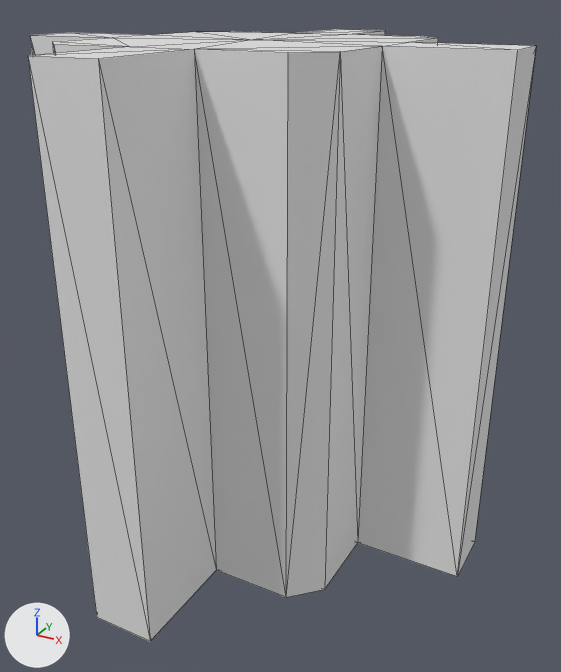
The OBJ model public/meshes/corrugatedsteel_wall.obj as it was, and as the next commit left it.
Rendered twice from a 50 mm camera at (0.788, -1.327, 0.576) aimed at (0.062, -0.007, -0.083). Arrows for +X, +Y and +Z are at lower left; the lights stay in place. The first picture is the older version. Mesh edges are drawn as thin lines. Where no turn or scale is listed for an object, it has been applied to the vertices. Vertices at exactly the same position are counted once.

In view in the first picture: 'corrugatedsteel_wall'.
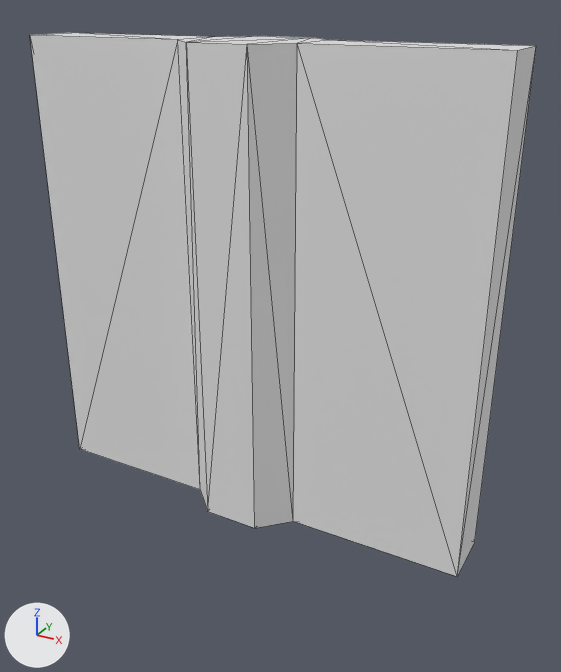
What differs and where, as boxes [x1, y1, x2, y2] in the pictures (561 x 672 px):
```json
{"object": "corrugatedsteel_wall", "change": "reshaped", "before": [28, 29, 536, 641], "after": [30, 33, 536, 576], "on screen": "11% shorter"}
{"part": 1, "of": "me_corrugatedsteel_wall", "change": "cut back", "before": [28, 29, 533, 641], "after": [30, 33, 533, 576]}
```

Scene script edits in JSON lines:
```json
{"block": "me_corrugatedsteel_wall", "where": "# used by ob_corrugatedsteel_wall; location = (0.0, 0.0, 0.0)"}
{"op": "remove", "block": "me_corrugatedsteel_wall", "code": "me_corrugatedsteel_wall.from_pydata(...)  # 50 vertices, 96 faces; spans x -0.5..0.5, y -0.5..0.5, z -0.5..0.5"}
{"op": "add", "block": "me_corrugatedsteel_wall", "code": "me_corrugatedsteel_wall.from_pydata(...)  # 24 vertices, 44 faces; spans x -0.5..0.5, y -0.125..0.125, z -0.5..0.5"}
{"block": "me_corrugatedsteel_wall", "change": "me_corrugatedsteel_wall part 1"}
{"block": "me_corrugatedsteel_wall", "change": "41 vertices are removed from x -0.281..0.281, y -0.5..0.5, z -0.5..0.5"}
{"block": "me_corrugatedsteel_wall", "change": "91 faces are deleted"}
{"block": "me_corrugatedsteel_wall", "change": "1 vertex moves from x -0.281, y 0.063, z 0.5 to x -0.125, y 0.063, z 0.5"}
{"block": "me_corrugatedsteel_wall", "change": "15 vertices are added at x -0.125..0.125, y -0.125..0.125, z -0.5..0.5"}
{"block": "me_corrugatedsteel_wall", "change": "39 new faces join them"}
```
